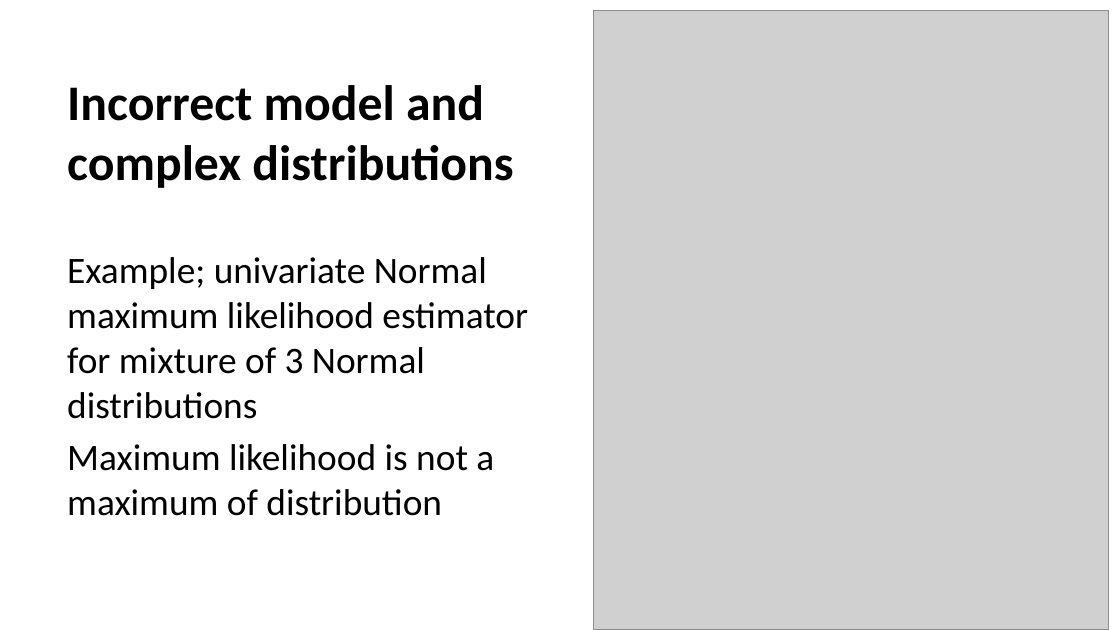
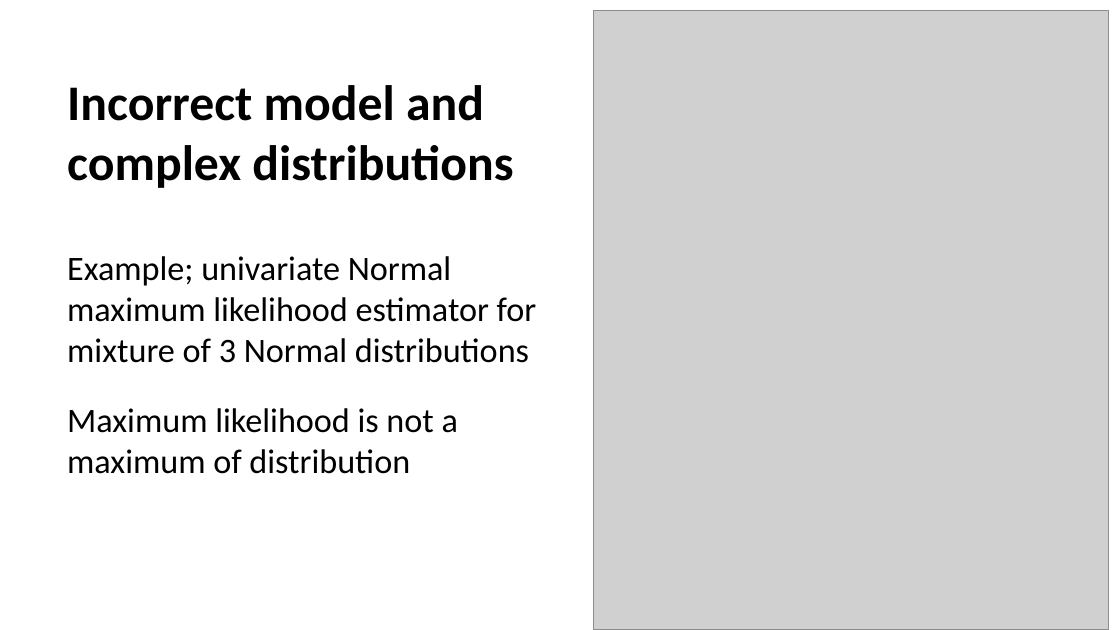
Before and after one commit to StephenElston/CSCI-E-83, a slide deck: slide 41 of LectureSlides/05_ParameterEstimationAndLikelihood.pptx (slide 42 before the commit). Drawn at 1120x630 pixels with LibreOffice and Linux fonts; fonts in the diff are those of the drawing; grey boxes stand for pictures. Boxes give left, top, right and bottom in pixels: in the first picture for what was removed or moved away, otherwise in the second. Text is boxed around its words. In the diff, an @@ line names an element or a change of style, - is before the commit and + after.

```diff
--- a/LectureSlides/05_ParameterEstimationAndLikelihood.pptx
+++ b/LectureSlides/05_ParameterEstimationAndLikelihood.pptx
@@ text "Example; univariate Normal maximum likelihood ..." at (x1=67, y1=256, x2=537, y2=474): size 24 to 22 pt @@
```
Also in this commit, not shown: 3 other slides changed, 1 slide removed, 4 other files.
